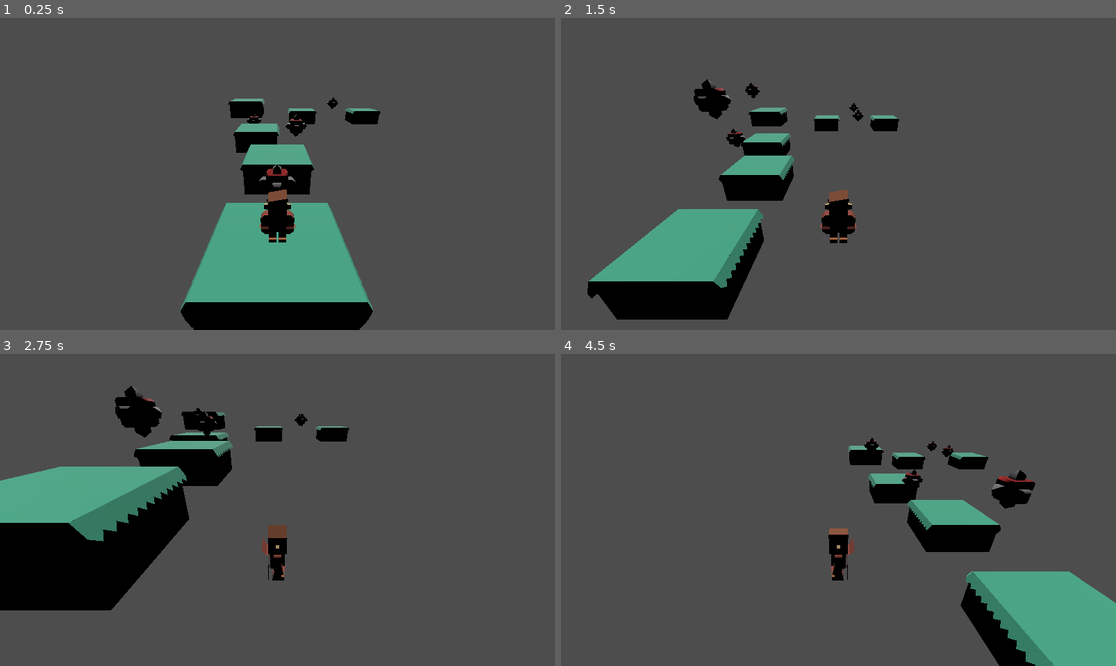
Above: before the commit, frames 1-4 (two rows, left to right).
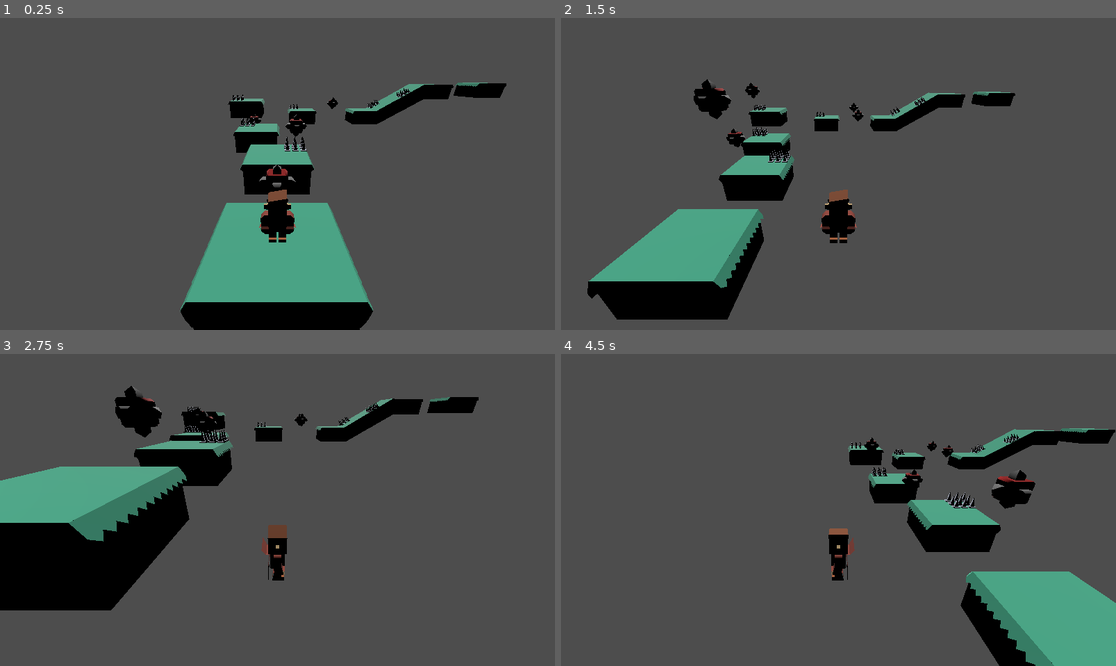
Above: after the commit, the same moments.

Repository: AErdenberger/3d_Platformer
Game: Godot game, scene res://level_1.tscn
Same seed, same stepped clock (60 frames per second), same inputs: the game is played once before the commit and once after it.
Inputs:
- Up to frame 1 (0.25 s): no input
- Up to frame 2 (1.5 s): hold D (move_right) 0.53-1.28 s; tap Space (jump) at 0.77 s; hold S (move_backward) from 1.28 s (still down)
- Up to frame 3 (2.75 s): tap Space (jump) at 1.52 s; release S (move_backward) at 2.03 s; hold D (move_right) from 2.03 s (still down)
- Up to frame 4 (4.5 s): release D (move_right) at 2.78 s; hold W (move_forward) 2.78-3.53 s; tap Space (jump) at 3.02, 3.77 s; hold A (move_left) from 3.53 s (still down)

The runs differ from the first frame. In frame 1, 1.4% of the frame differs, in the area x 41-92%, y 20-43%; in frame 2, 1.2%; in frame 3, 1.4%; in frame 4, 1.6%, in the area x 52-100%, y 23-50%.

Commit message:
Spikes created and tested

Diff:
--- /dev/null
+++ b/Spikes.gd
@@ -0,0 +1,7 @@
+extends Area3D
+
+
+
+func _on_body_entered(body):
+	if body.is_in_group("Player"):
+		body.game_over()
--- a/level_1.tscn
+++ b/level_1.tscn
@@ -1,8 +1,9 @@
-[gd_scene load_steps=4 format=3 uid="uid://d52ii2xwwmfj"]
+[gd_scene load_steps=5 format=3 uid="uid://d52ii2xwwmfj"]
 
 [ext_resource type="PackedScene" uid="uid://boibiis3d45vh" path="res://Platforms/platform_large.tscn" id="1_i0qm5"]
 [ext_resource type="PackedScene" uid="uid://cw0ib30w6q1q0" path="res://player.tscn" id="2_bj342"]
 [ext_resource type="PackedScene" uid="uid://bvupporwe75fo" path="res://enemy.tscn" id="3_2lpd1"]
+[ext_resource type="PackedScene" uid="uid://dmw4umfy31obw" path="res://spikes.tscn" id="4_pae58"]
 
 [node name="Main" type="Node3D"]
 
@@ -45,3 +46,33 @@
 [node name="Enemy5" parent="." instance=ExtResource("3_2lpd1")]
 transform = Transform3D(1, 0, 0, 0, 1, 0, 0, 0, 1, 4.48921, 1, -15.5526)
 move_dir = Vector3(0, 0, 3)
+
+[node name="PlatformLarge7" parent="." instance=ExtResource("1_i0qm5")]
+transform = Transform3D(0.858468, -0.512867, 0, 0.512867, 0.858468, 0, 0, 0, 1, 8.85954, 0.529186, -15.0132)
+
+[node name="PlatformLarge8" parent="." instance=ExtResource("1_i0qm5")]
+transform = Transform3D(0.858468, -0.512867, 0, 0.512867, 0.858468, 0, 0, 0, 1, 10.5872, 1.55389, -15.0132)
+
+[node name="PlatformLarge9" parent="." instance=ExtResource("1_i0qm5")]
+transform = Transform3D(1, 0, 0, 0, 1, 0, 0, 0, 1, 12.0142, 1.88981, -15.0043)
+
+[node name="PlatformLarge10" parent="." instance=ExtResource("1_i0qm5")]
+transform = Transform3D(1, 0, 0, 0, 1, 0, 0, 0, 1, 15.963, 2, -15.0514)
+
+[node name="Spikes" parent="." instance=ExtResource("4_pae58")]
+transform = Transform3D(1, 0, 0, 0, 1, 0, 0, 0, 1, 0.628275, 1.01332, -4.5297)
+
+[node name="Spikes2" parent="." instance=ExtResource("4_pae58")]
+transform = Transform3D(1, 0, 0, 0, 1, 0, 0, 0, 1, -1.56748, 1.03552, -8.58514)
+
+[node name="Spikes3" parent="." instance=ExtResource("4_pae58")]
+transform = Transform3D(1, 0, 0, 0, 1, 0, 0, 0, 1, -2.5993, 1.96589, -11.9661)
+
+[node name="Spikes4" parent="." instance=ExtResource("4_pae58")]
+transform = Transform3D(1, 0, 0, 0, 1, 0, 0, 0, 1, 1.38425, 1, -15.5503)
+
+[node name="Spikes5" parent="." instance=ExtResource("4_pae58")]
+transform = Transform3D(0.850505, -0.525966, -0.00129996, 0.525937, 0.85048, -0.00862917, 0.00564423, 0.00665545, 0.999962, 8.1342, 1.2656, -15.6006)
+
+[node name="Spikes6" parent="." instance=ExtResource("4_pae58")]
+transform = Transform3D(0.850505, -0.525966, -0.00129996, 0.525937, 0.85048, -0.00862917, 0.00564423, 0.00665545, 0.999962, 9.74417, 2.21533, -14.4375)
--- /dev/null
+++ b/spikes.tscn
@@ -0,0 +1,22 @@
+[gd_scene load_steps=4 format=3 uid="uid://dmw4umfy31obw"]
+
+[ext_resource type="Script" path="res://Spikes.gd" id="1_fjaql"]
+[ext_resource type="ArrayMesh" uid="uid://ckhit4w6oius4" path="res://Models/spikesLarge.obj" id="2_aeya3"]
+
+[sub_resource type="BoxShape3D" id="BoxShape3D_ffg8x"]
+size = Vector3(0.775757, 0.370361, 0.768005)
+
+[node name="Spikes" type="Area3D"]
+transform = Transform3D(1, 0, 0, 0, 1, 0, 0, 0, 1, 0.582359, 1.0286, -4.58091)
+script = ExtResource("1_fjaql")
+
+[node name="SpikesLarge" type="MeshInstance3D" parent="."]
+transform = Transform3D(1.3, 0, 0, 0, 1.3, 0, 0, 0, 1.3, 0, 0, 0)
+mesh = ExtResource("2_aeya3")
+skeleton = NodePath("../..")
+
+[node name="CollisionShape3D" type="CollisionShape3D" parent="."]
+transform = Transform3D(1, 0, 0, 0, 1, 0, 0, 0, 1, -0.010437, 0.172974, -0.00814819)
+shape = SubResource("BoxShape3D_ffg8x")
+
+[connection signal="body_entered" from="." to="." method="_on_body_entered"]
